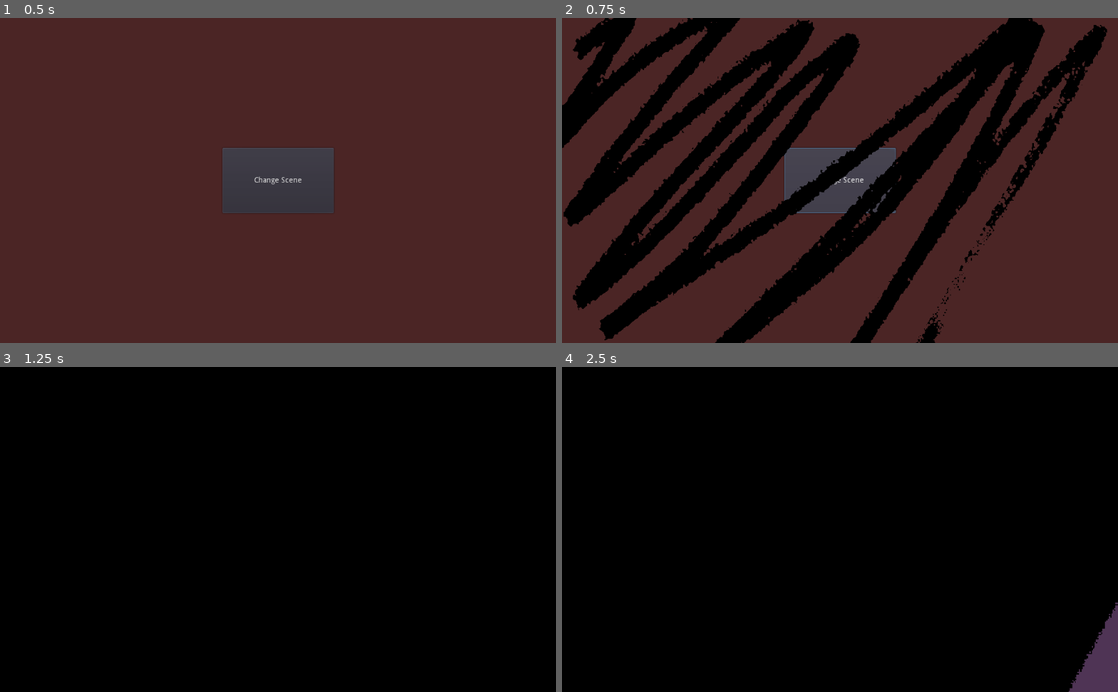
Above: before the commit, frames 1-4 (two rows, left to right).
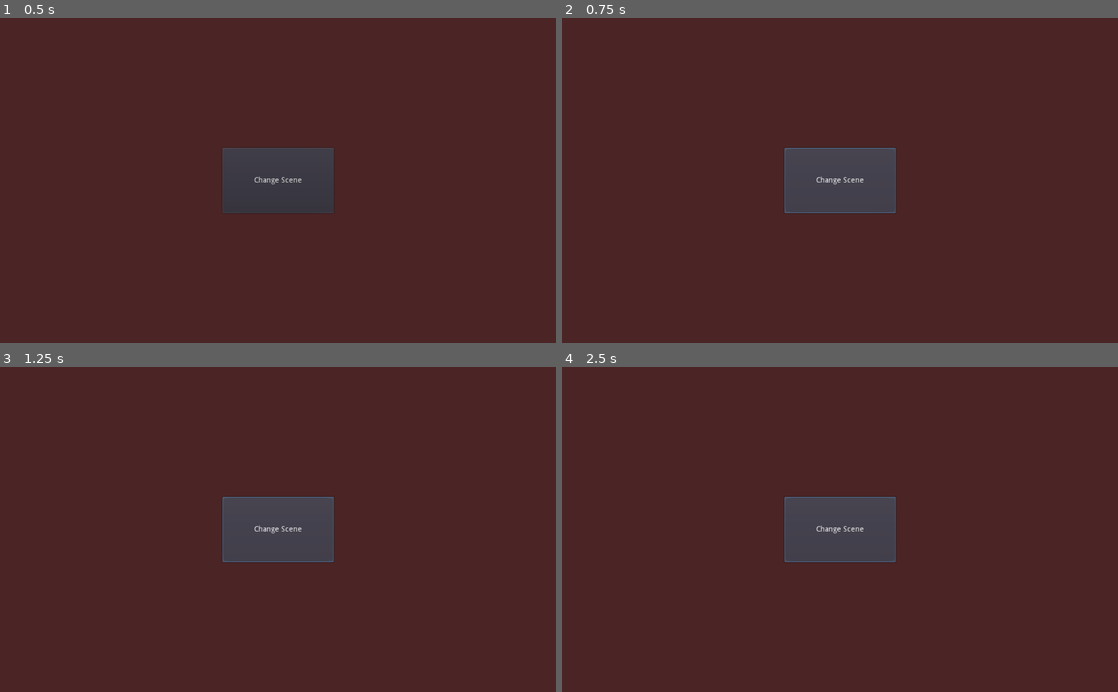
Above: after the commit, the same moments.

Repository: glass-brick/Scene-Manager
Game: Godot game, scene res://demo/test.tscn
Two runs of this game, one before a commit and one after it. Both use one fixed random seed, a clock stepped at 60 frames per second and the inputs below.
Inputs:
- Up to frame 1 (0.5 s): no input
- Up to frame 2 (0.75 s): click "Change Scene" at 0.5 s
- Up to frame 3 (1.25 s): no input
- Up to frame 4 (2.5 s): click "Change Scene" at 1.25 s; click "Change Scene" at 2 s

Frame 1 is identical in both runs. In frame 2, 34% of the frame differs, in the area x 0-99%, y 0-100%; in frame 3, 100%, in the area x 0-100%, y 0-100%; in frame 4, 100%.
Error after the commit: Parse Error: The identifier "SceneManager" isn't declared in the current scope. (res://demo/test.gd:5)

Commit message:
node flags wip

Diff:
--- a/project.godot
+++ b/project.godot
@@ -14,14 +14,6 @@
 run/main_scene="res://demo/test.tscn"
 config/icon="res://logo.png"
 
-[autoload]
-
-SceneManager="*res://addons/scene_manager/SceneManager.tscn"
-
-[editor_plugins]
-
-enabled=PoolStringArray( "res://addons/scene_manager/plugin.cfg" )
-
 [physics]
 
 common/enable_pause_aware_picking=true
Not shown, added: addons/scene_manager/NodeFlagsInspectorPlugin.gd
Not shown, changed: addons/scene_manager/scene_manager_plugin.gd
